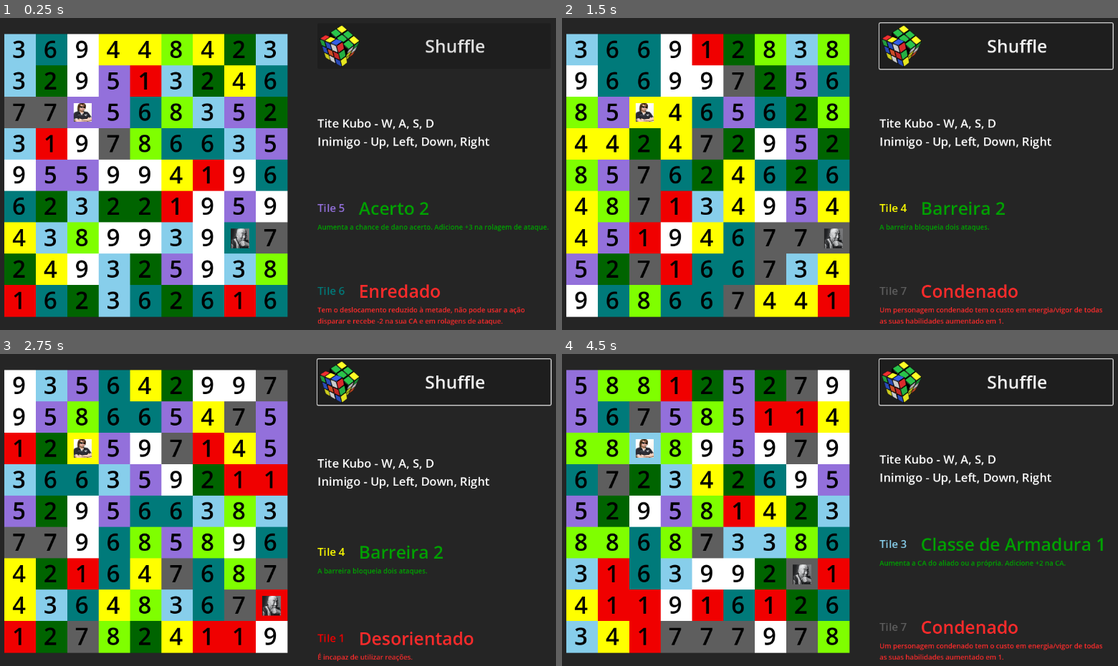
Above: before the commit, frames 1-4 (two rows, left to right).
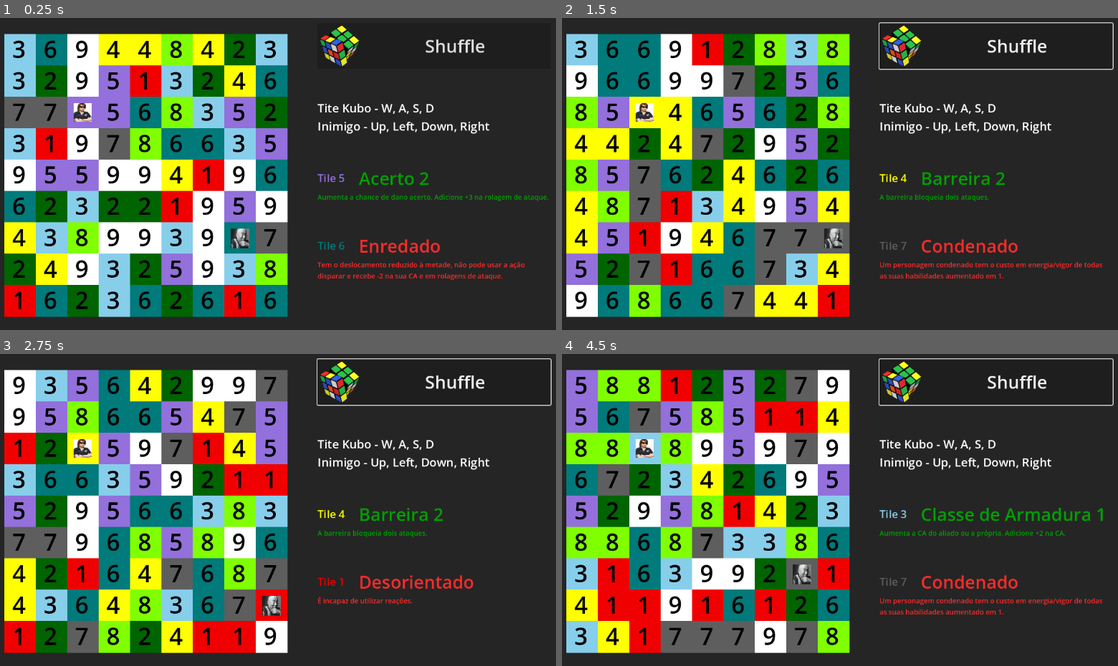
Above: after the commit, the same moments.

Repository: ochocss/tite-kubo
Game: Godot game, scene res://scenes/root.tscn
Same seed, same stepped clock (60 frames per second), same inputs: the game is played once before the commit and once after it.
Inputs (mouse positions are in pixels of both pictures, inside the frame that each line leads up to):
- Up to frame 1 (0.25 s): no input
- Up to frame 2 (1.5 s): click "Shuffle" at 0.5 s; tap Enter at 1.25 s; move the mouse to (584, 52) at 1.27 s; hold Right (inimigo_right) from 1.28 s (still down)
- Up to frame 3 (2.75 s): tap Space at 2 s; release Right (inimigo_right) at 2.03 s; hold Down (inimigo_down) from 2.03 s (still down)
- Up to frame 4 (4.5 s): tap Enter at 2.75, 4.25 s; release Down (inimigo_down) at 2.78 s; hold Right (inimigo_right) 2.78-3.53 s; tap Space at 3.5 s; hold Up (inimigo_up) 3.53-4.28 s; hold Left (inimigo_left) from 4.28 s (still down)

The runs differ from the first frame. In frame 1, 4.4% of the frame differs, in the area x 57-99%, y 27-99%; in frame 2, 4.1%; in frame 3, 3.3%; in frame 4, 4.9%, in the area x 57-98%, y 27-98%.

Commit message:
Set minimum space for debuff description

Diff:
--- a/scenes/root.tscn
+++ b/scenes/root.tscn
@@ -103,7 +103,7 @@
 text = "Debuff"
 
 [node name="DebuffDescription" type="Label" parent="VBoxContainer"]
-custom_minimum_size = Vector2(300, 0)
+custom_minimum_size = Vector2(300, 135)
 layout_mode = 2
 theme_override_colors/font_color = Color(1, 0.168627, 0.168627, 1)
 theme_override_font_sizes/font_size = 14
